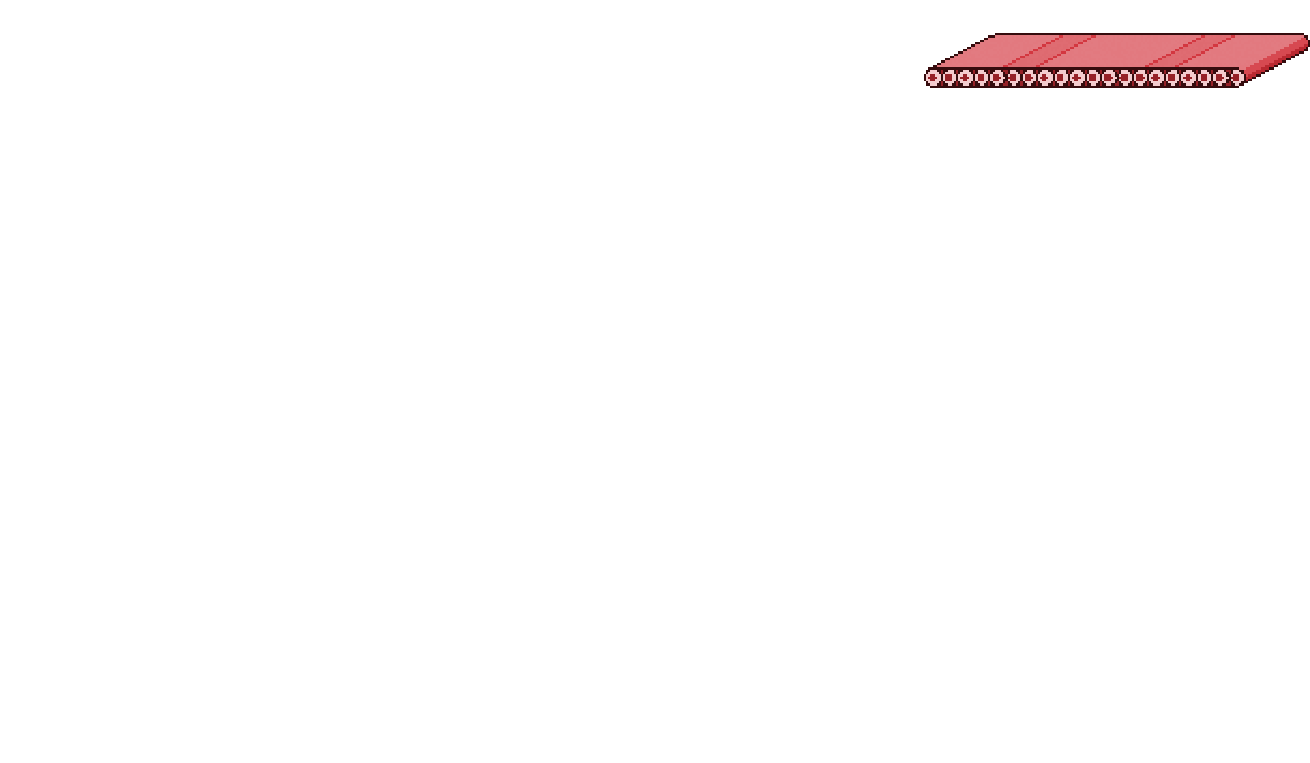
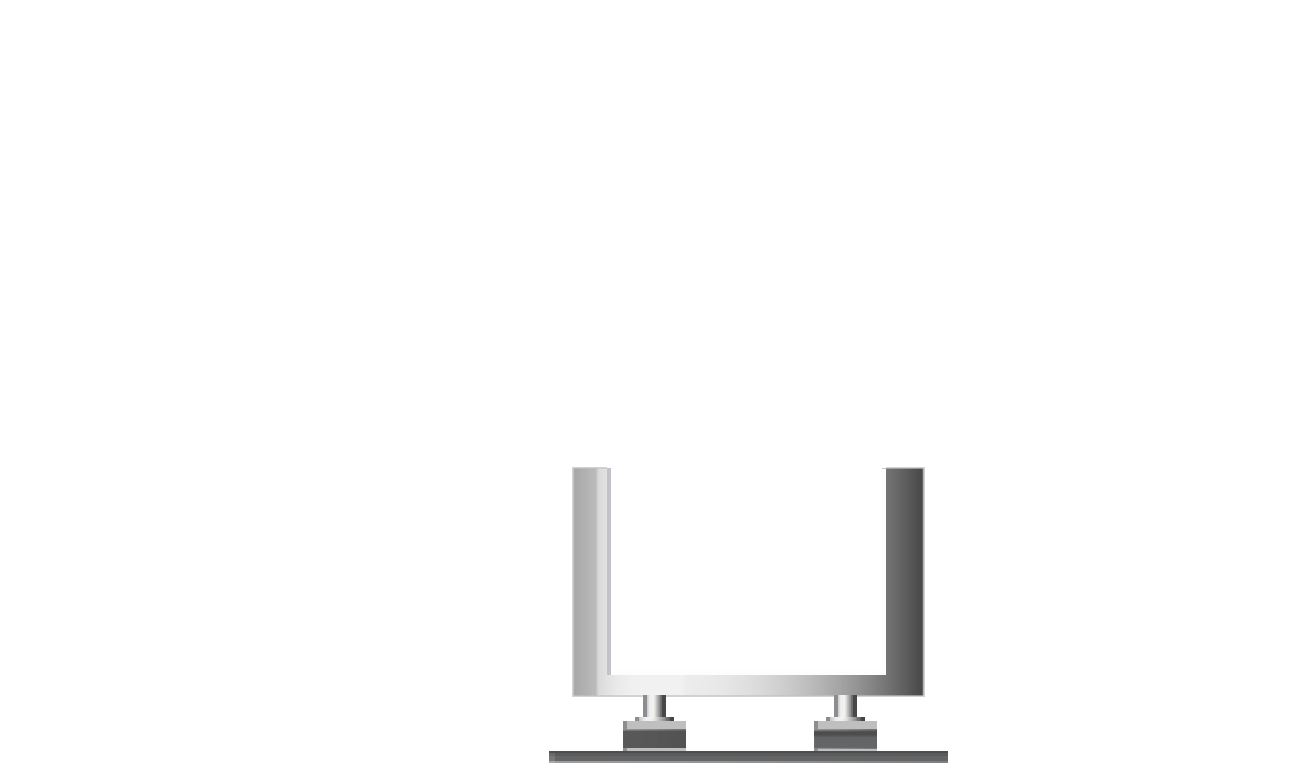
Layers edited between the first and the second (1310, 763) image:
hid "Cinta Azul" (1st of 2, in "Cinta") over [924, 33, 1310, 88]
showed "Capa 47" over [572, 467, 925, 751]
showed "Capa 45" over [549, 751, 948, 763]
